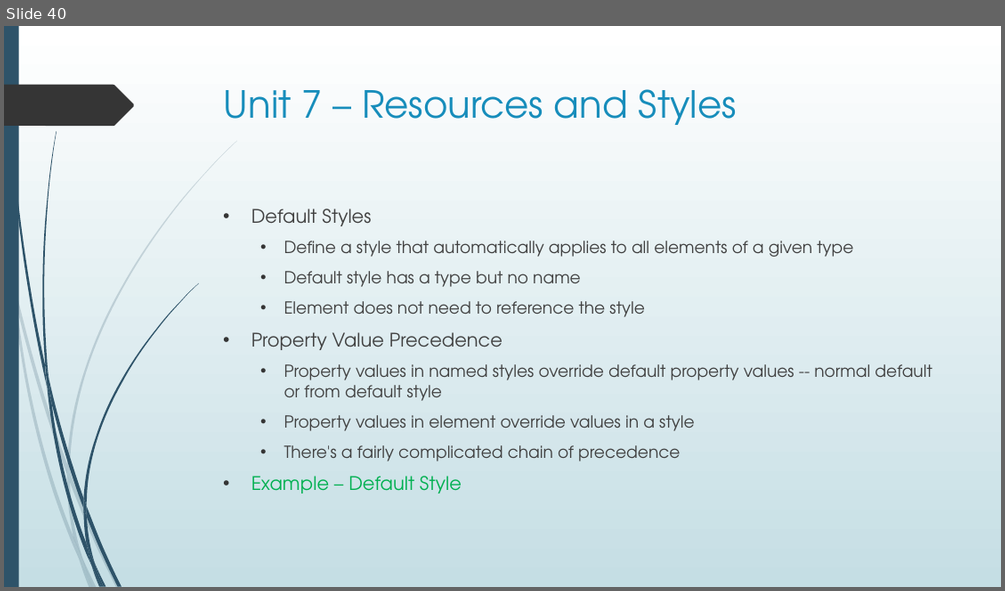
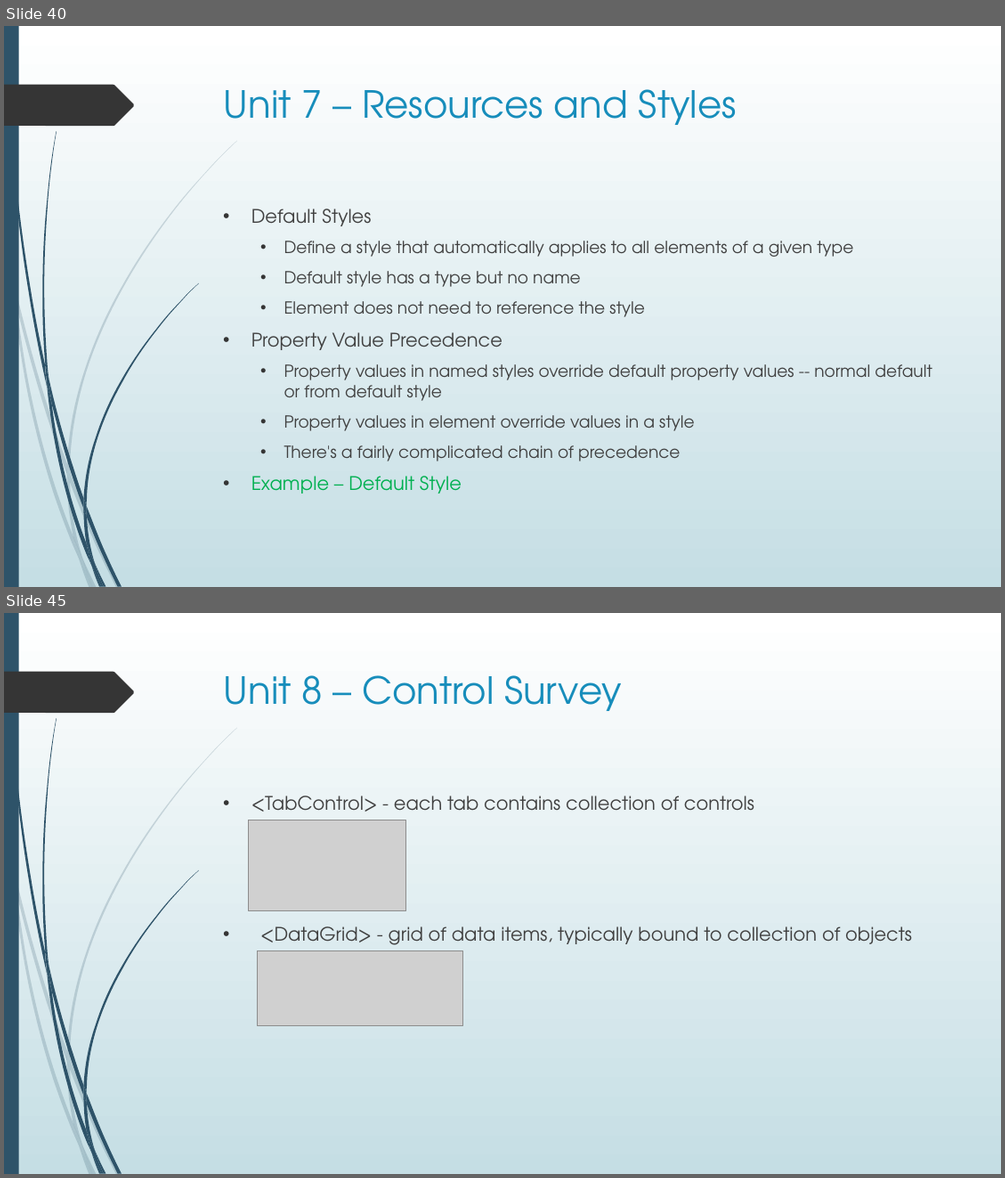
Before and after one commit to seanpsexton/wpf-workshop-solutions, a slide deck: WPF-Workshop-Sexton-Oct2023.pptx. Shown one above the other, each under a label of ours: slide 40 before the commit, slides 40 and 45 after it; the slides between them are not shown. The pictures are 1005x591 and 1005x1178 pixels, drawn with LibreOffice and Linux fonts; fonts in the diff are those of the drawing; grey boxes stand for pictures. Boxes give left, top, right and bottom in pixels: in the first picture for what was removed or moved away, otherwise in the second. Text is boxed around its words. In the diff, an @@ line names an element or a change of style, - is before the commit and + after.

Commit message:
Content thru Unit 8

```diff
--- a/WPF-Workshop-Sexton-Oct2023.pptx
+++ b/WPF-Workshop-Sexton-Oct2023.pptx
@@ slide 45 added at [4,613,1001,1174], background gradient #FFFFFF to #C5DEE5; not listed: 24 template elements that a slide beside it also shows @@
@@ title added at [224,675,621,711], 36 pt, text #178DBB @@
+Unit 8 – Control Survey
@@ text added at [251,795,912,945], 18 pt, text #404040 @@
+• <TabControl> - each tab contains collection of controls
+• <DataGrid> - grid of data items, typically bound to collection of objects
@@ picture added at [249,820,405,911] @@
@@ picture added at [258,951,463,1026] @@
```
Also in this commit, not shown: 1 slide changed, 7 other slides added.
